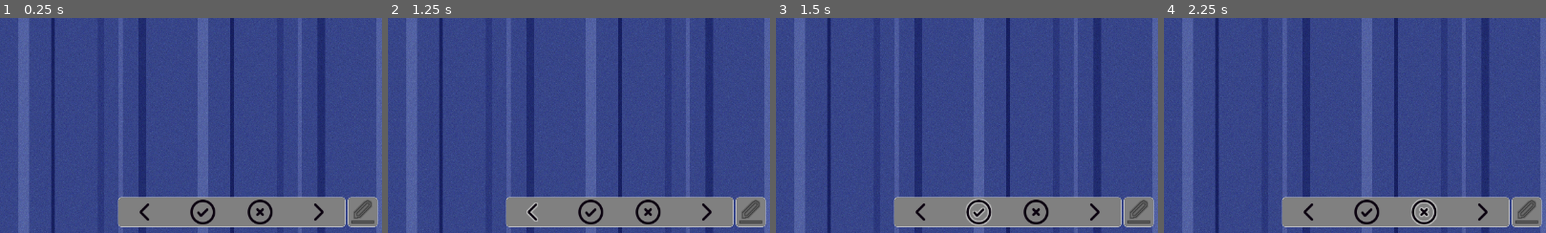
Above: before the commit, frames 1-4 (left to right).
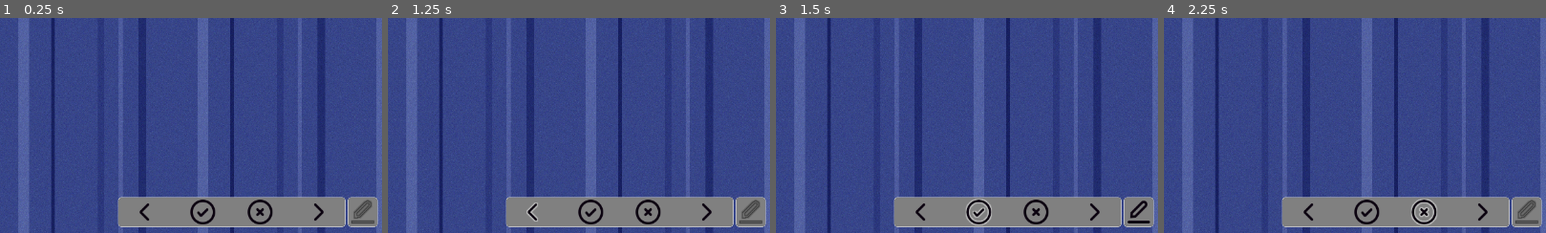
Above: after the commit, the same moments.

Repository: anthonyj-codestuff/dupeguru-csv-handler
Game: Godot game, scene res://main.tscn
Two runs of this game, one before a commit and one after it. Both use one fixed random seed, a clock stepped at 60 frames per second and the inputs below. The engine's default icon, where the game draws it, is replaced by a stand-in: a white triangle on a blue panel in a dark square.
Inputs (mouse positions are % of the whole screen's width and height, from its top left):
- Up to frame 1 (0.25 s): no input
- Up to frame 2 (1.25 s): click (39, 95) at 0.5 s
- Up to frame 3 (1.5 s): click (46, 95) at 1.25 s
- Up to frame 4 (2.25 s): click (54, 95) at 2 s
The pictures show only the part of the screen within x 20-70%, y 50-100%; the shares and areas given below are measured in that part.

Frames 1-2 are identical in both runs. In frame 3, 0.2% of the frame differs, in the area x 92-98%, y 84-96%; in frame 4, nothing differs.
Error before the commit: Invalid assignment of property or key 'text' with value of type 'String' on a base object of type 'null instance'. (res://scenes/ImageLoader.gd:28)
Error after the commit: Invalid assignment of property or key 'text' with value of type 'String' on a base object of type 'null instance'. (res://scenes/ImageLoader.gd:34)

Commit message:
adding signal bus, button disabling functions

Diff:
--- a/project/core/classes/AutoSelector.gd
+++ b/project/core/classes/AutoSelector.gd
@@ -48,7 +48,7 @@
 		# at this point, all nodes have been marked against all others
 		# and the first n-1 have been selected (maximum)
 		for node in nodesToMark:
-			node.select()
+			node.selectInternal()
 	pass
 
 func imageIsSmaller(target, nodes: Array):
--- /dev/null
+++ b/project/core/singletons/SignalBus.gd
@@ -0,0 +1,20 @@
+extends Node
+# checked when an image is de/selected or staged for deletion
+# used to control which buttons are disabled
+signal no_images_selected
+signal some_images_selected
+signal no_deletes_committed
+signal some_deletes_committed
+
+# fires any time an imge is manually toggled by the user
+signal image_selected
+signal image_deselected
+
+# ControlPanel signals emitted when buttons are pressed
+signal select_all_pressed
+signal select_none_pressed
+signal left_pressed
+signal right_pressed
+signal commit_pressed
+signal undo_pressed
+signal delete_pressed
--- a/project/main.tscn
+++ b/project/main.tscn
@@ -58,11 +58,3 @@
 
 [node name="WindowSizeManager" type="Node" parent="."]
 script = ExtResource("2_06db7")
-
-[connection signal="commit_pressed" from="MarginContainer/ControlPanel" to="MarginContainer/MarginContainer/ImageLoader" method="_on_control_panel_commit_pressed"]
-[connection signal="delete_pressed" from="MarginContainer/ControlPanel" to="MarginContainer/MarginContainer/ImageLoader" method="_on_control_panel_delete_pressed"]
-[connection signal="left_pressed" from="MarginContainer/ControlPanel" to="MarginContainer/MarginContainer/ImageLoader" method="_on_control_panel_left_pressed"]
-[connection signal="right_pressed" from="MarginContainer/ControlPanel" to="MarginContainer/MarginContainer/ImageLoader" method="_on_control_panel_right_pressed"]
-[connection signal="select_all_pressed" from="MarginContainer/ControlPanel" to="MarginContainer/MarginContainer/ImageLoader" method="_on_control_panel_select_all_pressed"]
-[connection signal="select_none_pressed" from="MarginContainer/ControlPanel" to="MarginContainer/MarginContainer/ImageLoader" method="_on_control_panel_select_none_pressed"]
-[connection signal="undo_pressed" from="MarginContainer/ControlPanel" to="MarginContainer/MarginContainer/ImageLoader" method="_on_control_panel_undo_pressed"]
--- a/project/project.godot
+++ b/project/project.godot
@@ -19,6 +19,7 @@
 
 Data="*res://core/singletons/data.gd"
 Utils="*res://core/singletons/utils.gd"
+SignalBus="*res://core/singletons/SignalBus.gd"
 
 [display]
 
--- a/project/scenes/ControlPanel.gd
+++ b/project/scenes/ControlPanel.gd
@@ -1,30 +1,62 @@
 extends Control
+const MODULE_NAME = "ControlPanel"
+var logger = LogWriter.new()
 
-signal select_all_pressed()
-signal select_none_pressed()
-signal left_pressed()
-signal right_pressed()
-signal commit_pressed()
-signal undo_pressed()
-signal delete_pressed()
+@onready var commitNode = get_node("Commit")
+@onready var undoNode = get_node("RightControls/VBoxContainer/MarginContainer/Undo")
+@onready var deleteNode = get_node("RightControls/VBoxContainer/Delete")
 
+func _ready():
+	SignalBus.no_images_selected.connect(_on_image_loader_no_images_selected)
+	SignalBus.some_images_selected.connect(_on_image_loader_some_images_selected)
+	SignalBus.no_deletes_committed.connect(_on_image_loader_no_deletes_committed)
+	SignalBus.some_deletes_committed.connect(_on_image_loader_some_deletes_committed)
+	pass
+
+# From ControlPanel
 func _on_select_all_pressed():
-	emit_signal("select_all_pressed")
+	logger.info("emitting signal [select_all_pressed]", MODULE_NAME)
+	SignalBus.emit_signal("select_all_pressed")
 
 func _on_deselect_pressed():
-	emit_signal("select_none_pressed")
+	logger.info("emitting signal [select_none_pressed]", MODULE_NAME)
+	SignalBus.emit_signal("select_none_pressed")
 
 func _on_left_pressed():
-	emit_signal("left_pressed")
+	logger.info("emitting signal [left_pressed]", MODULE_NAME)
+	SignalBus.emit_signal("left_pressed")
 
 func _on_right_pressed():
-	emit_signal("right_pressed")
+	logger.info("emitting signal [right_pressed]", MODULE_NAME)
+	SignalBus.emit_signal("right_pressed")
 
 func _on_commit_pressed():
-	emit_signal("commit_pressed")
+	logger.info("emitting signal [commit_pressed]", MODULE_NAME)
+	SignalBus.emit_signal("commit_pressed")
 
 func _on_undo_pressed():
-	emit_signal("undo_pressed")
+	logger.info("emitting signal [undo_pressed]", MODULE_NAME)
+	SignalBus.emit_signal("undo_pressed")
 
 func _on_delete_pressed():
-	emit_signal("delete_pressed")
+	logger.info("emitting signal [delete_pressed]", MODULE_NAME)
+	SignalBus.emit_signal("delete_pressed")
+
+# From ImageLoader
+func _on_image_loader_no_images_selected():
+	commitNode.disabled = true
+	pass
+
+func _on_image_loader_some_images_selected():
+	commitNode.disabled = false
+	pass
+
+func _on_image_loader_no_deletes_committed():
+	undoNode.disabled = true
+	deleteNode.disabled = true
+	pass
+
+func _on_image_loader_some_deletes_committed():
+	undoNode.disabled = false
+	deleteNode.disabled = false
+	pass
--- a/project/scenes/Image.gd
+++ b/project/scenes/Image.gd
@@ -49,17 +49,29 @@
 		autoselectReasons.append(reason)
 		ReasonsLabelNode.text = "\n".join(autoselectReasons)
 
-func select():
+####################################
+
+func _on_image_button_pressed():
+	if imageOptions.selected:
+		deselectFromUser()
+	else:
+		selectFromUser()
+	pass
+
+func selectFromUser():
+	selectInternal()
+	SignalBus.emit_signal("image_selected", imageOptions.imageFilename)
+
+func deselectFromUser():
+	deselectInternal()
+	SignalBus.emit_signal("image_deselected", imageOptions.imageFilename)
+
+func selectInternal():
+	# called directly by ControlPanel
 	imageOptions.selected = true
 	BorderNode.visible = true
 
-func deselect():
+func deselectInternal():
+	# called directly by ControlPanel
 	imageOptions.selected = false
 	BorderNode.visible = false
-
-func _on_image_button_pressed():
-	if imageOptions.selected:
-		deselect()
-	else:
-		select()
-	pass
--- a/project/scenes/ImageBox.gd
+++ b/project/scenes/ImageBox.gd
@@ -2,16 +2,30 @@
 const MODULE_NAME = "ImageBox"
 var logger = LogWriter.new()
 
+@onready var imageLoaderNode = get_node("..")
 
-# Called when the node enters the scene tree for the first time.
 func _ready():
-	pass # Replace with function body.
-
-
-# Called every frame. 'delta' is the elapsed time since the previous frame.
-func _process(delta):
+	SignalBus.image_selected.connect(_on_image_selected)
+	SignalBus.image_deselected.connect(_on_image_deselected)
 	pass
 
 func addImageNode(node):
 	add_child(node)
 	pass
+
+# From instantiated Image nodes
+func _on_image_selected(value):
+	logger.info("image selected [%s]" % value, MODULE_NAME)
+	if imageLoaderNode.someImagesAreSelected():
+		SignalBus.emit_signal("some_images_selected")
+	else:
+		SignalBus.emit_signal("no_images_selected")
+	pass
+
+func _on_image_deselected(value):
+	logger.info("image deselected [%s]" % value, MODULE_NAME)
+	if imageLoaderNode.someImagesAreSelected():
+		SignalBus.emit_signal("some_images_selected")
+	else:
+		SignalBus.emit_signal("no_images_selected")
+	pass
--- a/project/scenes/ImageLoader.gd
+++ b/project/scenes/ImageLoader.gd
@@ -1,5 +1,5 @@
 extends Control
-const MODULE_NAME = " "
+const MODULE_NAME = "ImageLoader"
 var logger = LogWriter.new()
 var ImageScenePacked = preload("res://scenes/Image.tscn")
 
@@ -15,8 +15,14 @@
 # if on group 2 of [0,0,1,1,2,2,3,3,3], index should be 4
 var currentIndex = 0
 
-# Called when the node enters the scene tree for the first time.
 func _ready():
+	SignalBus.select_all_pressed.connect(_on_control_panel_select_all_pressed)
+	SignalBus.select_none_pressed.connect(_on_control_panel_select_none_pressed)
+	SignalBus.left_pressed.connect(_on_control_panel_left_pressed)
+	SignalBus.right_pressed.connect(_on_control_panel_right_pressed)
+	SignalBus.commit_pressed.connect(_on_control_panel_commit_pressed)
+	SignalBus.undo_pressed.connect(_on_control_panel_undo_pressed)
+	SignalBus.delete_pressed.connect(_on_control_panel_delete_pressed)
 	dupeData = Utils.importCSV(Data.CSV_FILE_PATH, Data.CSV_OPTIONS)
 	var headers: Array = Array(dupeData[0]) if dupeData else []
 	# if the CSV file does not have the absolutely necessary keys,
@@ -69,6 +75,7 @@
 	imageBoxNode.addImageNode(newNode)
 	# add new node to list
 	imageNodes.append(newNode)
+#	newNode.connect("image_node_clicked", )
 	pass
 
 func clearImageNodes():
@@ -76,6 +83,10 @@
 		n.queue_free()
 	imageNodes = []
 	pass
+
+func someImagesAreSelected()->bool:
+	var count = imageNodes.filter(func(node): return node.imageOptions.selected == true).size()
+	return count > 0
 
 func getNextGroupZeroIndex(currentIndex: int):
 	if not dupeData.size():
@@ -126,19 +137,16 @@
 
 ####################################
 
-signal no_images_selected()
-signal some_images_selected()
-signal no_deletes_committed()
-signal some_deletes_committed()
-
 func _on_control_panel_select_all_pressed():
 	for node in imageNodes:
-		node.select()
+		node.selectInternal()
+	SignalBus.emit_signal("some_images_selected")
 	pass
 
 func _on_control_panel_select_none_pressed():
 	for node in imageNodes:
-		node.deselect()
+		node.deselectInternal()
+	SignalBus.emit_signal("no_images_selected")
 	pass
 
 func _on_control_panel_left_pressed()->void:
@@ -150,6 +158,10 @@
 	if currentIndex != null:
 		loadImageNodeGroupByStartingIndex(currentIndex)
 		selector.autoSelectNodes(imageNodes)
+		if someImagesAreSelected():
+			SignalBus.emit_signal("some_images_selected")
+		else:
+			SignalBus.emit_signal("no_images_selected")
 	pass
 
 func _on_control_panel_right_pressed()->void:
@@ -161,13 +173,20 @@
 	if currentIndex != null:
 		loadImageNodeGroupByStartingIndex(currentIndex)
 		selector.autoSelectNodes(imageNodes)
+		if someImagesAreSelected():
+			SignalBus.emit_signal("some_images_selected")
+		else:
+			SignalBus.emit_signal("no_images_selected")
 	pass
 
 func _on_control_panel_commit_pressed():
+	logger.info("Hit function for commit", MODULE_NAME)
 	pass # Replace with function body.
 
 func _on_control_panel_undo_pressed():
+	logger.info("Hit function for undo", MODULE_NAME)
 	pass # Replace with function body.
 
 func _on_control_panel_delete_pressed():
+	logger.info("Hit function for delete", MODULE_NAME)
 	pass # Replace with function body.
